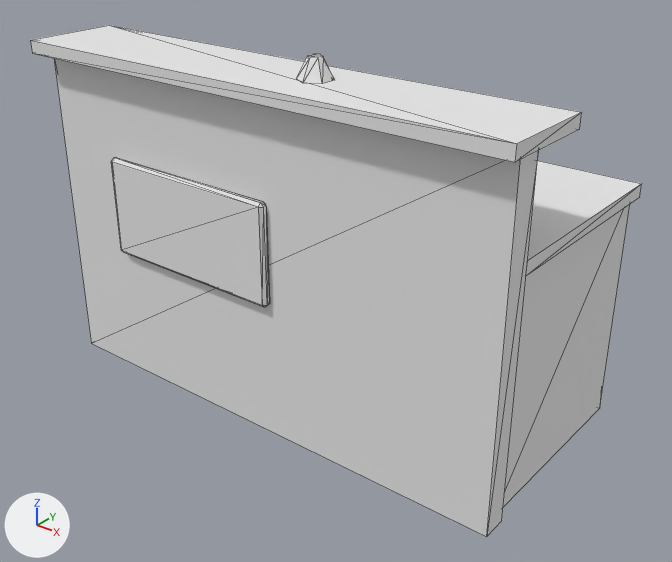
Renders of the glTF model public/models/furniture/office/reception-counter/reception-counter-00.glb from each side of a commit.
Before and after are seen from a 50 mm camera at (1.688, -2.066, 1.655) aimed at (0.072, -0.046, 0.403). The lights are fixed; the arrows at lower left show +X, +Y and +Z. The picture after the commit comes second. Mesh edges are drawn as thin lines. Where no turn or scale is listed for an object, it has been applied to the vertices. Vertices at exactly the same position are counted once.

The scene before the commit, as lines of its bpy script (objects in view):
```python
mat_lowpolykit = principled_material('LowPolyKit')
mat_lowpolykit.base_color = (0.8, 0.8, 0.8)  # white #e7e7e7
mat_lowpolykit.roughness = 0.85
me_reception_counter_00 = bpy.data.meshes.new('reception_counter_00')
me_reception_counter_00.from_pydata(...)  # 84 vertices, 128 faces; spans x -0.83..0.83, y -0.4..0.4, z -0.57..0.57
me_reception_counter_00.materials.append(mat_lowpolykit)  # white #e7e7e7
ob_reception_counter_00 = bpy.data.objects.new('reception_counter_00', me_reception_counter_00)
ob_reception_counter_00.location = (0.0, 0.0, 0.569)
```
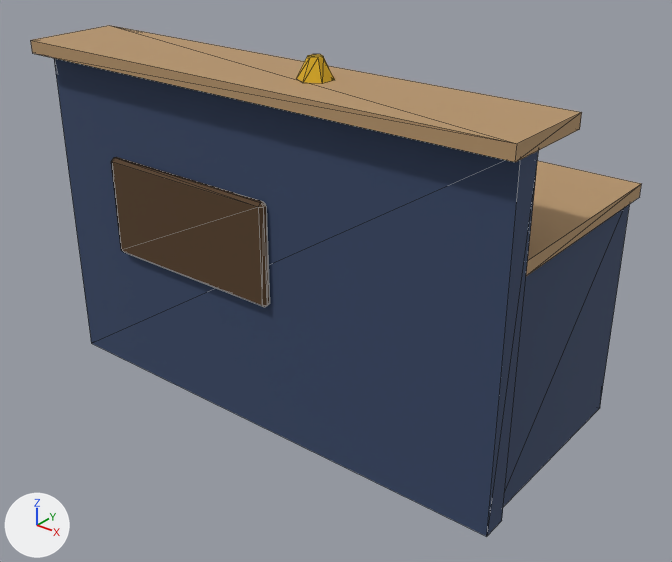
Where the change shows, as pixel boxes [x1, y1, x2, y2] in the pictures (672 x 562 px):
'reception_counter_00', recoloured (darker)
    both: [31, 25, 641, 537]

What changed in the scene script:
```text
Change mat_lowpolykit:
    add n2 = _N.new('ShaderNodeMix'); n2.name = 'Mix'
    add n2.data_type = 'RGBA'
    add n2.blend_type = 'MULTIPLY'
    add n2.inputs[0].default_value = 1.0  # 'Factor'
    add n2.inputs[7].default_value = (0.8, 0.8, 0.8, 1.0)  # 'B', white #e7e7e7
    add n3 = _N.new('ShaderNodeVertexColor'); n3.name = 'Color Attribute'
    where n0 = _N.new('ShaderNodeBsdfPrincipled'); n0.name = 'Principled BSDF'
    add _L.new(n2.outputs[2], n0.inputs[0])  # 'Result' to 'Base Color'
    add _L.new(n3.outputs[0], n2.inputs[6])  # 'Color' to 'A'
Change me_reception_counter_00:
    where me_reception_counter_00.from_pydata(...)  # 84 vertices, 128 faces; spans x -0.83..0.83, y -0.4..0.4, z -0.57..0.57
    used by ob_reception_counter_00; location = (0.0, 0.0, 0.569)
    me_reception_counter_00 part 1: vertex colours changed
```
